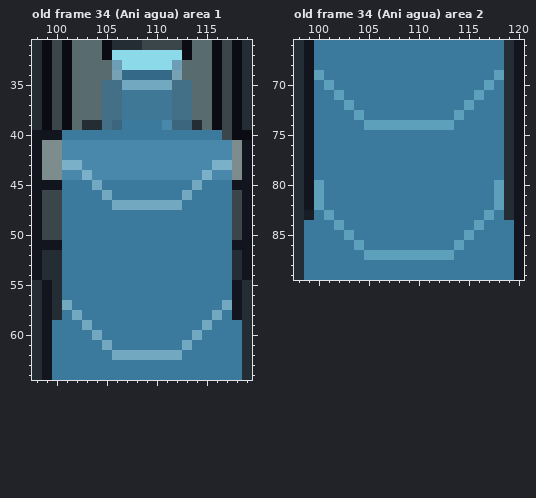
A pixel-art file gets an edit: Personal_Jessica/Checkpoint/Checkpoint-versión detallada.aseprite. The picture above was drawn from the file before the commit.
224x150 pixels, 54 frames. Colours within 5 levels of each other are drawn and written as one. Shown: old frame 34 (Ani agua) area 1: x 98..119, y 31..64; old frame 34 (Ani agua) area 2: x 98..120, y 66..89. The commit also changed other frames or places, which this record leaves out.
Now the later version:
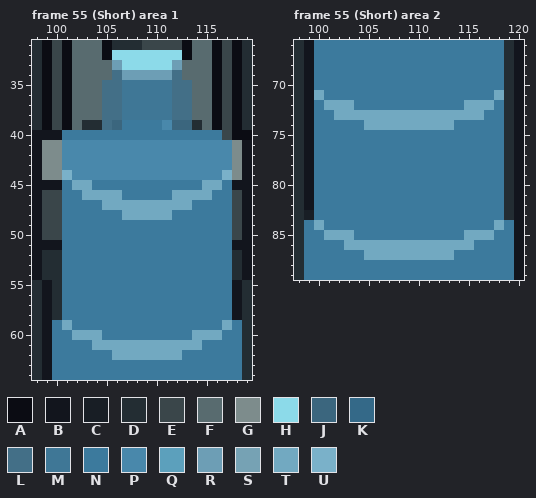
Palette (. is transparent): A #0b0c13  B #12151d  C #181e25  D #232d33  E #3a464a  F #586b6f  G #7d8c8c  H #8cdae9  J #3b667e  K #346988  L #436f87  M #3f7796  N #3c7a9d  P #4988ab  Q #5ca0bc  R #6d9eb5  S #76a2b4  T #72a9c1  U #7ab1c9
A new or re-ordered frame is compared with the old frame closest to it.
The exact change:
frames 54 -> 65
Frame 55 (Short) area 1 is new; against old frame 34 (Ani agua), layer "Layer 11 Copy":
Colour S becomes colour L in row 34 at x 106 and 112.
Colour T becomes colour M in row 35 at x 107 to 111.
Colour T becomes colour N in row 45 at x 104 and 114; in row 57 at x 101 and 117; in row 58 at x 102 and 116; in row 59 at x 103 and 115.
Colour U becomes colour P in row 43 at x 101 to 102 and 116 to 117; in row 44 at x 103 and 115.
Colour K becomes colour R in row 34 at x 107 to 111.
Colour N becomes colour T in row 45 at x 102 to 103 and 115 to 116; in row 46 at x 103 to 104, 106, 112 and 114 to 115; in row 47 at x 105 and 113; in row 48 at x 107 to 111; in row 59 at x 101 and 117; in row 60 at x 102 to 103 and 115 to 116.
Colour N becomes colour T in row 61 at x 104, 106 to 112 and 114.
Colour P becomes colour U in row 44 at x 101 and 117.
Frame 55 (Short) area 2 is new; against old frame 34 (Ani agua), layer "Layer 11 Copy":
Colour Q becomes colour N in row 69 at x 100 and 118; in row 70 at x 101 and 117; in row 71 at x 102 and 116; in rows 80 to 82 at x 100 and 118; in row 83 at x 101 and 117; in row 84 at x 102 and 116.
Colour N becomes colour T in row 71 at x 100 and 118; in row 72 at x 101 to 102 and 116 to 117; in row 73 at x 102 to 103, 105 to 113 and 115 to 116; in row 84 at x 100 and 118; in row 85 at x 101 to 102 and 116 to 117; in row 86 at x 103, 105 to 113 and 115.
Colour Q becomes colour T in row 72 at x 103 and 115; in row 73 at x 104 and 114; in row 74 at x 105 to 113; in row 85 at x 103 and 115; in row 86 at x 104 and 114; in row 87 at x 105 to 113.
Pixel boxes of the changes (left, top, right, bottom) in both pictures:
changed: (112, 70, 182, 90)
changed: (62, 160, 232, 220)
changed: (62, 300, 232, 350)
changed: (314, 70, 504, 130)
changed: (314, 180, 504, 260)
